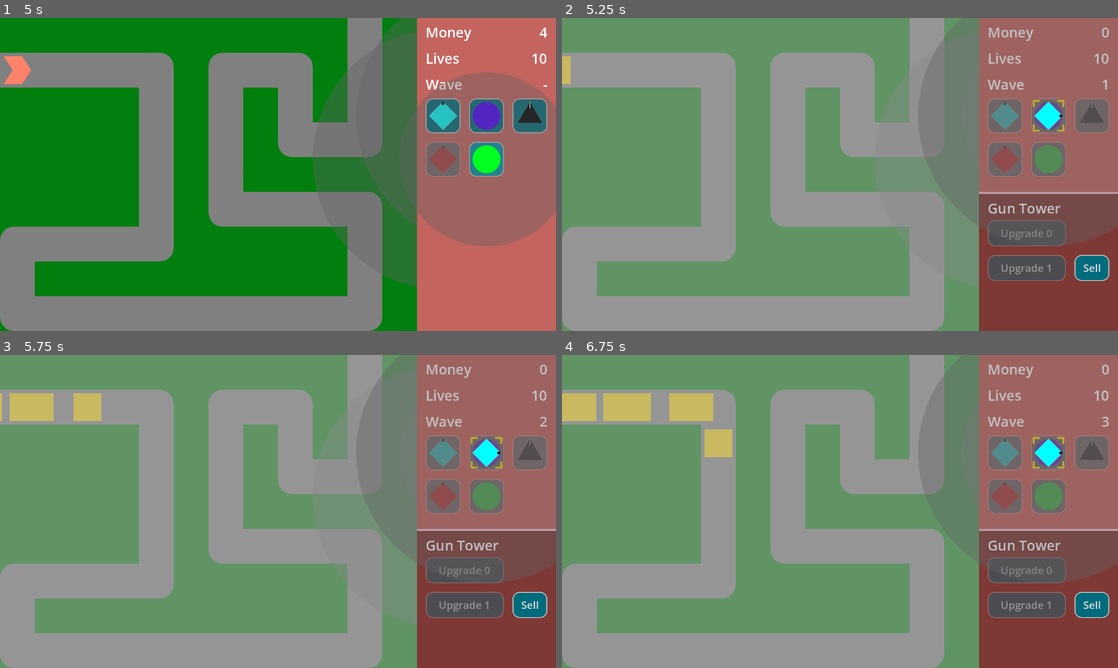
Above: before the commit, frames 1-4 (two rows, left to right).
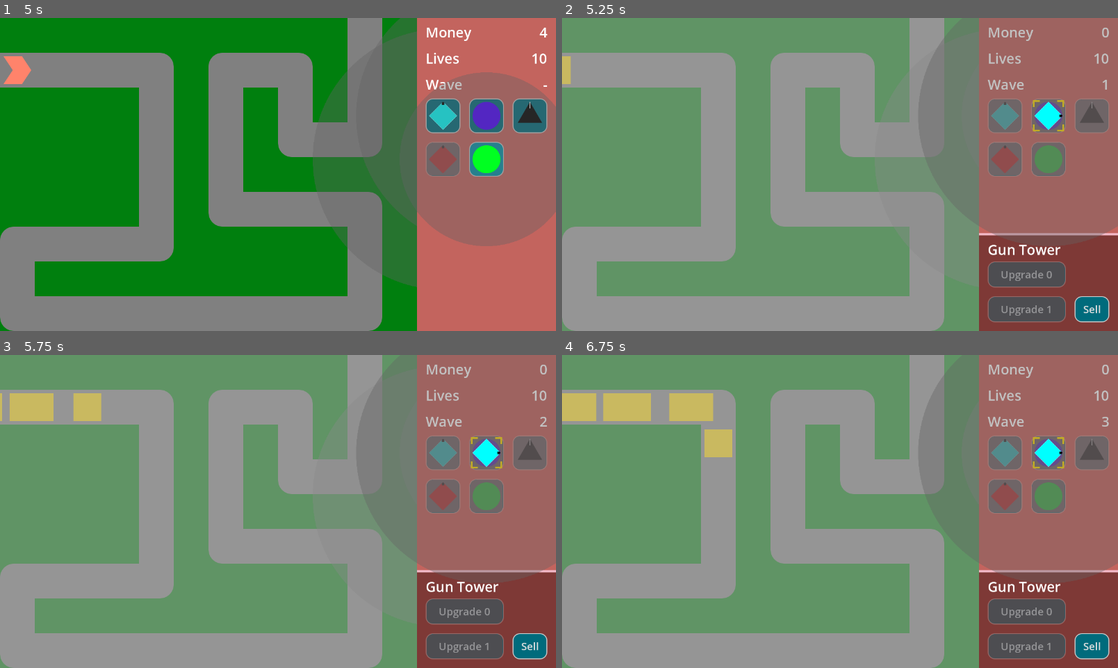
Above: after the commit, the same moments.

Repository: phrasmotica/godot-tower-defence
Game: Godot game, scene res://scenes/game.tscn
Same seed, same stepped clock (60 frames per second), same inputs: the game is played once before the commit and once after it.
Inputs (mouse positions are in pixels of both pictures, inside the frame that each line leads up to):
- Up to frame 1 (5 s): click "Play path 0" at 0.5 s; click (444, 115) at 1.25 s; click (489, 115) at 2 s; click (528, 115) at 2.75 s; click (444, 158) at 3.5 s; click (489, 158) at 4.25 s
- Up to frame 2 (5.25 s): tap Enter (ui_accept) at 5 s; move the mouse to (1051, 115) at 5.02 s; hold Shift (fast_forward) from 5.03 s (still down); tap . (next_tower) at 5.1 s; click (1051, 115) at 5.17 s
- Up to frame 3 (5.75 s): keep holding Shift (fast_forward); tap Enter (ui_accept) at 5.27 s
- Up to frame 4 (6.75 s): move the mouse to (1006, 495) at 5.77 s; release Shift (fast_forward) at 5.78 s; tap , (previous_tower) at 5.85 s; click (1006, 495) at 5.92 s; tap Enter (ui_accept) at 6.02 s; move the mouse to (1051, 452) at 6.52 s; hold Shift (fast_forward) from 6.53 s (still down); tap . (next_tower) at 6.6 s; click (1051, 452) at 6.67 s

Frame 1 is identical in both runs. In frame 2, 7.1% of the frame differs, in the area x 75-100%, y 55-98%; in frame 3, 7.1%; in frame 4, 7.1%.

Commit message:
Reduce height of tower UI

Diff:
--- a/scenes/ui/game_ui.tscn
+++ b/scenes/ui/game_ui.tscn
@@ -46,7 +46,7 @@
 "times": PackedFloat32Array(0, 0.1),
 "transitions": PackedFloat32Array(1, 1),
 "update": 0,
-"values": [Vector2(2.08165e-12, 400), Vector2(2.08165e-12, 720)]
+"values": [Vector2(0, 495), Vector2(2.08165e-12, 720)]
 }
 tracks/1/type = "method"
 tracks/1/imported = false
@@ -76,7 +76,7 @@
 "times": PackedFloat32Array(0, 0.1),
 "transitions": PackedFloat32Array(1, 1),
 "update": 0,
-"values": [Vector2(2.08165e-12, 720), Vector2(0, 400)]
+"values": [Vector2(2.08165e-12, 720), Vector2(2.08165e-12, 495)]
 }
 
 [sub_resource type="AnimationLibrary" id="AnimationLibrary_fjgy4"]
@@ -187,7 +187,7 @@
 layout_mode = 0
 offset_top = 720.0
 offset_right = 320.0
-offset_bottom = 1040.0
+offset_bottom = 945.0
 theme = ExtResource("1_px4ul")
 theme_type_variation = &"SecondaryPanelContainer"
 
